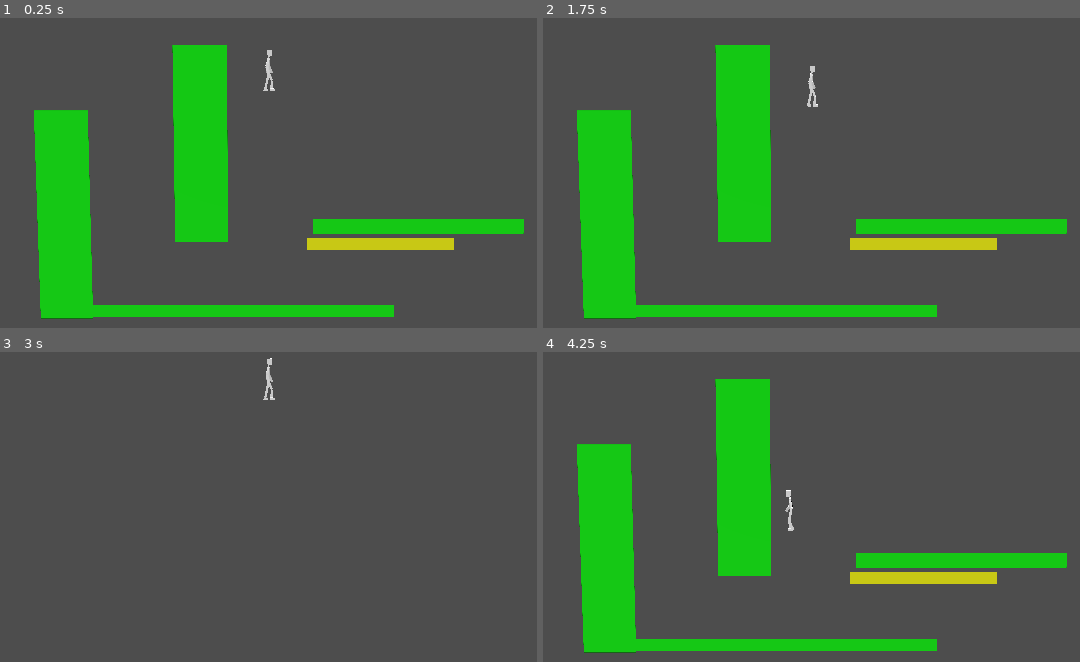
Above: before the commit, frames 1-4 (two rows, left to right).
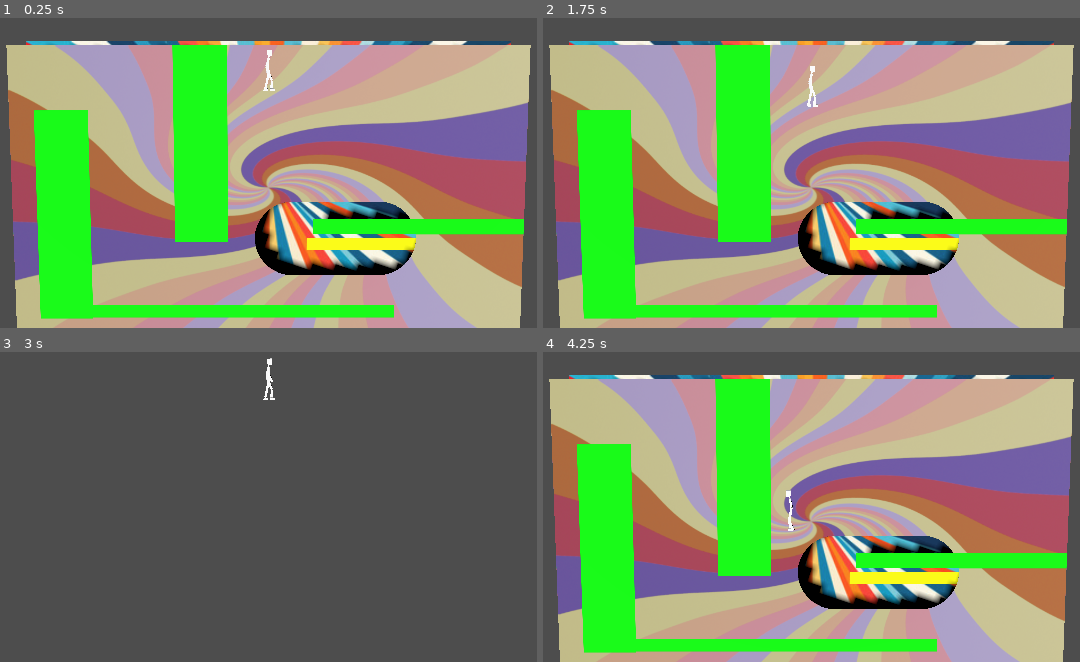
Above: after the commit, the same moments.

Repository: nathanialf/GroovyPictureBook
Game: Godot game, scene res://game.tscn
Same seed, same stepped clock (60 frames per second), same inputs: the game is played once before the commit and once after it.
Inputs:
- Up to frame 1 (0.25 s): no input
- Up to frame 2 (1.75 s): tap Enter at 0.5 s; hold D (Move right) 0.53-1.28 s; tap R at 0.6, 1.35 s; tap W (Jump) at 0.77, 1.52 s; hold Up (Page backward) from 1.28 s (still down)
- Up to frame 3 (3 s): tap Space at 2 s; release Up (Page backward) at 2.03 s; hold D (Move right) 2.03-2.78 s; tap R at 2.1, 2.85 s; hold Down (Page forward) from 2.78 s (still down)
- Up to frame 4 (4.25 s): tap W (Jump) at 3.02, 3.77 s; tap Enter at 3.5 s; release Down (Page forward) at 3.53 s; hold A (Move left) from 3.53 s (still down); tap R at 3.6 s

The runs differ from the first frame. In frame 1, 88% of the frame differs, in the area x 1-99%, y 7-100%; in frame 2, 88%; in frame 3, 0.1%; in frame 4, 88%.

Commit message:
Render page textures with holes

Diff:
--- a/game.tscn
+++ b/game.tscn
@@ -23,7 +23,7 @@
 size = 1.3631029
 
 [node name="DirectionalLight3D" type="DirectionalLight3D" parent="." unique_id=2073432316]
-transform = Transform3D(0.9114464, 0.32436162, -0.253091, 0, 0.6151662, 0.78839743, 0.4114189, -0.718582, 0.560691, 0, 0, 0)
+transform = Transform3D(0.9114464, 0.32436162, -0.253091, -0.29250705, 0.94348896, 0.15578246, 0.2893184, -0.06795648, 0.95481765, 0, 0, 0)
 shadow_enabled = true
 
 [node name="Pages" type="Node3D" parent="." unique_id=1936395579]
--- a/page.gd
+++ b/page.gd
@@ -1,9 +1,11 @@
+@tool
+
 class_name Page
 extends Node2D
 
 @export var page_color: Color = Color.GREEN
 
-var __player_character: CharacterBody2D = load("res://player_character.tscn").instantiate()
+var __player_character: CharacterBody2D
 
 var is_active_page := false:
 	set(value):
@@ -14,8 +16,10 @@
 var page_index := -1
 
 func _init() -> void:
-	add_child(__player_character)
-	__player_character.position = Vector2(1920/2.0, 0)
+	if !Engine.is_editor_hint():
+		__player_character = load("res://player_character.tscn").instantiate()
+		add_child(__player_character)
+		__player_character.position = Vector2(1920/2.0, 0)
 
 func get_player_state() -> PagePlayerState:
 	var pps := PagePlayerState.new()
@@ -30,6 +34,11 @@
 func get_player_character() -> CharacterBody2D:
 	return __player_character
 
+func get_all_holes() -> Array[PageHole]:
+	var result: Array[PageHole] = []
+	result.append_array(get_children().filter(func(child): return child is PageHole))
+	return result
+
 class PagePlayerState:
 	extends RefCounted
 
--- /dev/null
+++ b/page_background.gd
@@ -0,0 +1,111 @@
+@tool
+
+class_name PageBackground
+extends Node2D
+
+@export var page_texture: Texture2D:
+	set(value):
+		page_texture = value
+		__update_material_texture()
+
+var __polygon := Polygon2D.new()
+var __page_material := ShaderMaterial.new()
+var __hole_mask_viewport := SubViewport.new()
+var __hole_mask_drawer := _MaskDrawer.new()
+
+func _init() -> void:
+	# set up background polygon
+
+	var rect := PackedVector2Array()
+	rect.append(Vector2(0, 0))
+	rect.append(Vector2(1920, 0))
+	rect.append(Vector2(1920, 1080))
+	rect.append(Vector2(0, 1080))
+	__polygon.polygon = rect
+	__polygon.texture_scale = Vector2(0.5, 0.5)
+	__polygon.material = __page_material
+	__page_material.shader = load("res://page_shader.gdshader")
+	__polygon.texture = page_texture
+	add_child(__polygon)
+
+	# set up hole alpha mask
+
+	__hole_mask_viewport.disable_3d = true
+	__hole_mask_viewport.size = Vector2i(1920, 1080)
+	__hole_mask_viewport.render_target_update_mode = SubViewport.UPDATE_ALWAYS
+	__hole_mask_viewport.transparent_bg = true
+	__hole_mask_viewport.add_child(__hole_mask_drawer)
+	__hole_mask_drawer.page_background = self
+	add_child(__hole_mask_viewport)
+
+func _ready() -> void:
+	__update_material_texture()
+	__page_material.set_shader_parameter("mask_tex", __hole_mask_viewport.get_texture())
+
+func _process(delta: float) -> void:
+	__hole_mask_drawer.queue_redraw()
+
+func __update_material_texture() -> void:
+	__page_material.set_shader_parameter("page_tex", page_texture)
+	__polygon.texture = page_texture
+
+	var tex_size := page_texture.get_size()
+	var uv_w := 1920 * (tex_size.x / 1920) * 2
+	var uv_h := 1080 * (tex_size.y / 1080) * 2
+	var uv := PackedVector2Array()
+	uv.append(Vector2(0, 0))
+	uv.append(Vector2(uv_w, 0))
+	uv.append(Vector2(uv_w, uv_h))
+	uv.append(Vector2(0, uv_h))
+	__polygon.uv = uv
+
+func get_page() -> Page:
+	return get_parent()
+
+class _MaskDrawer:
+	extends Node2D
+
+	var page_background: PageBackground
+	const MASK_COLOR := Color.WHITE
+	const HOLE_COLOR := Color.BLACK
+
+	func _draw() -> void:
+		if !page_background: return
+
+		draw_rect(Rect2(Vector2.ZERO, Vector2(1920.0, 1080.0)), MASK_COLOR, true)
+
+		var page := page_background.get_page()
+		if !page: return
+
+		for hole in page.get_all_holes():
+			__draw_hole(hole)
+
+	func __draw_hole(hole: PageHole) -> void:
+		for child in hole.get_children():
+			if child is CollisionShape2D:
+				__draw_collision_shape(child)
+
+	func __draw_collision_shape(collision: CollisionShape2D) -> void:
+		if !collision.shape: return
+
+		var local_xform := get_global_transform().affine_inverse() * collision.global_transform
+		draw_set_transform_matrix(local_xform)
+
+		var shape := collision.shape
+		if shape is CircleShape2D:
+			draw_circle(Vector2.ZERO, shape.radius, HOLE_COLOR)
+		elif shape is RectangleShape2D:
+			draw_rect(Rect2(-shape.size * 0.5, shape.size), HOLE_COLOR, true)
+		elif shape is CapsuleShape2D:
+			var radius: float = shape.radius
+			var rect_height := maxf(shape.height - (radius * 2.0), 0.0)
+			var half_rect := rect_height * 0.5
+			draw_rect(Rect2(Vector2(-radius, -half_rect), Vector2(radius * 2.0, rect_height)), HOLE_COLOR, true)
+			draw_circle(Vector2(0, -half_rect), radius, HOLE_COLOR)
+			draw_circle(Vector2(0, half_rect), radius, HOLE_COLOR)
+		elif shape is ConvexPolygonShape2D:
+			draw_polygon(shape.points, PackedColorArray([HOLE_COLOR]))
+		else:
+			draw_rect(shape.get_rect(), HOLE_COLOR, true)
+
+		draw_set_transform_matrix(Transform2D.IDENTITY)
--- /dev/null
+++ b/page_shader.gdshader
@@ -0,0 +1,13 @@
+shader_type canvas_item;
+
+uniform sampler2D page_tex;
+uniform sampler2D mask_tex;
+
+void vertex() {
+}
+
+void fragment() {
+	vec3 rgb = texture(page_tex, UV).rgb;
+	float a = texture(mask_tex, UV).r;
+	COLOR = vec4(rgb, a);
+}
--- a/pages/page1_test.tscn
+++ b/pages/page1_test.tscn
@@ -1,7 +1,10 @@
 [gd_scene format=3 uid="uid://c3xyum43h7j3r"]
 
 [ext_resource type="Script" uid="uid://1t6pghxubui0" path="res://page.gd" id="1_be057"]
-[ext_resource type="Script" path="res://page_wall.gd" id="2_be057"]
+[ext_resource type="Script" uid="uid://ct6uppvyratyn" path="res://page_wall.gd" id="2_be057"]
+[ext_resource type="Script" uid="uid://kkwfgmfe4la0" path="res://page_background.gd" id="2_o8wol"]
+[ext_resource type="Texture2D" uid="uid://cqemjdg0ujnfs" path="res://patterns/psttern_3.png" id="3_0svsi"]
+[ext_resource type="Script" uid="uid://c6uyhv5ax61qe" path="res://page_hole.gd" id="4_gm8eh"]
 
 [sub_resource type="PhysicsMaterial" id="PhysicsMaterial_be057"]
 friction = 0.5
@@ -12,9 +15,18 @@
 [sub_resource type="RectangleShape2D" id="RectangleShape2D_woo8u"]
 size = Vector2(200, 200)
 
+[sub_resource type="CapsuleShape2D" id="CapsuleShape2D_fu7iq"]
+radius = 142.05
+height = 606.58
+
 [node name="Page1Test" type="Node2D" unique_id=1877032122]
 script = ExtResource("1_be057")
 metadata/_custom_type_script = "uid://1t6pghxubui0"
+
+[node name="PageBackground" type="Node2D" parent="." unique_id=1058938801]
+script = ExtResource("2_o8wol")
+page_texture = ExtResource("3_0svsi")
+metadata/_custom_type_script = "uid://kkwfgmfe4la0"
 
 [node name="PageWall" type="StaticBody2D" parent="." unique_id=1622899687]
 position = Vector2(837, 1014)
@@ -24,7 +36,6 @@
 [node name="Polygon2D" type="Polygon2D" parent="PageWall" unique_id=147044664]
 color = Color(0, 1, 0, 1)
 polygon = PackedVector2Array(-600, -25, 600, -25, 600, 25, -600, 25)
-uv = PackedVector2Array(-20, -20, 231, -111, 238, 36, -131, 44)
 
 [node name="CollisionShape2D" type="CollisionShape2D" parent="PageWall" unique_id=422001833]
 shape = SubResource("RectangleShape2D_be057")
@@ -73,3 +84,12 @@
 
 [node name="CollisionShape2D" type="CollisionShape2D" parent="PageWall4" unique_id=2053242874]
 shape = SubResource("RectangleShape2D_woo8u")
+
+[node name="PageHole" type="Area2D" parent="." unique_id=514313105]
+position = Vector2(1212, 730)
+script = ExtResource("4_gm8eh")
+metadata/_custom_type_script = "uid://c6uyhv5ax61qe"
+
+[node name="CollisionShape2D" type="CollisionShape2D" parent="PageHole" unique_id=207306761]
+rotation = 1.5707964
+shape = SubResource("CapsuleShape2D_fu7iq")
--- a/pages/page2_test.tscn
+++ b/pages/page2_test.tscn
@@ -2,6 +2,8 @@
 
 [ext_resource type="Script" uid="uid://1t6pghxubui0" path="res://page.gd" id="1_hre08"]
 [ext_resource type="Script" uid="uid://ct6uppvyratyn" path="res://page_wall.gd" id="2_68gdu"]
+[ext_resource type="Script" uid="uid://kkwfgmfe4la0" path="res://page_background.gd" id="2_yra41"]
+[ext_resource type="Texture2D" uid="uid://wby8w1ftit4c" path="res://patterns/240_F_1627967903_EThzw96k8FJTjIDZHupQaEvwfzLUzUad.jpg" id="3_yra41"]
 
 [sub_resource type="RectangleShape2D" id="RectangleShape2D_1q5re"]
 size = Vector2(600, 50)
@@ -11,12 +13,18 @@
 page_color = Color(1, 1, 0, 1)
 metadata/_custom_type_script = "uid://1t6pghxubui0"
 
+[node name="PageBackground" type="Node2D" parent="." unique_id=1732633900]
+script = ExtResource("2_yra41")
+page_texture = ExtResource("3_yra41")
+metadata/_custom_type_script = "uid://kkwfgmfe4la0"
+
 [node name="PageWall" type="StaticBody2D" parent="." unique_id=267178102]
 position = Vector2(1415, 825)
 script = ExtResource("2_68gdu")
 metadata/_custom_type_script = "uid://ct6uppvyratyn"
 
 [node name="Polygon2D" type="Polygon2D" parent="PageWall" unique_id=165765098]
+color = Color(1, 1, 0, 1)
 polygon = PackedVector2Array(-300, -25, 300, -25, 300, 25, -300, 25)
 
 [node name="CollisionShape2D" type="CollisionShape2D" parent="PageWall" unique_id=1424260999]
Not shown, added: page_background.gd.uid
Not shown, added: page_shader.gdshader.uid
